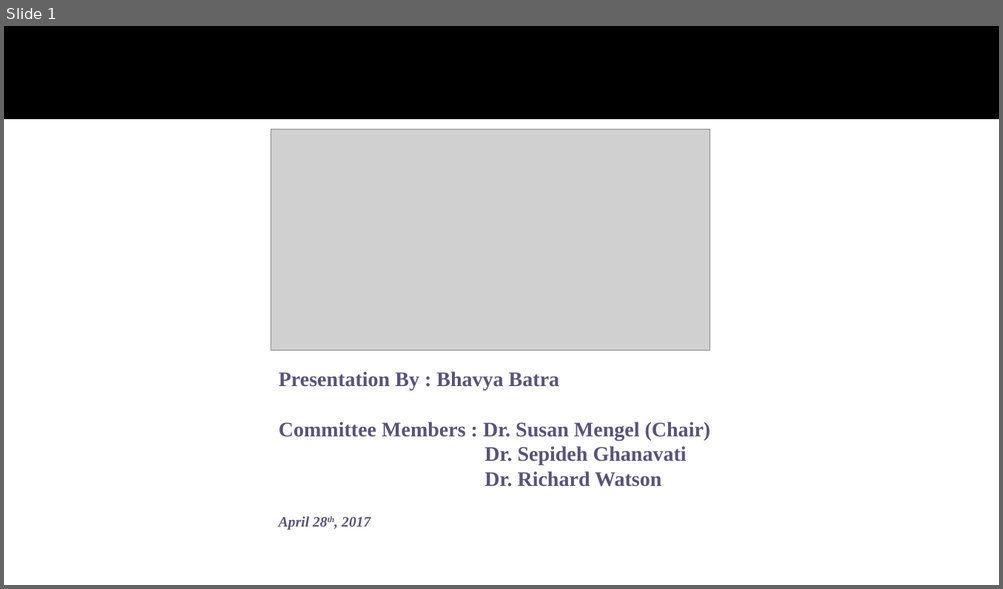
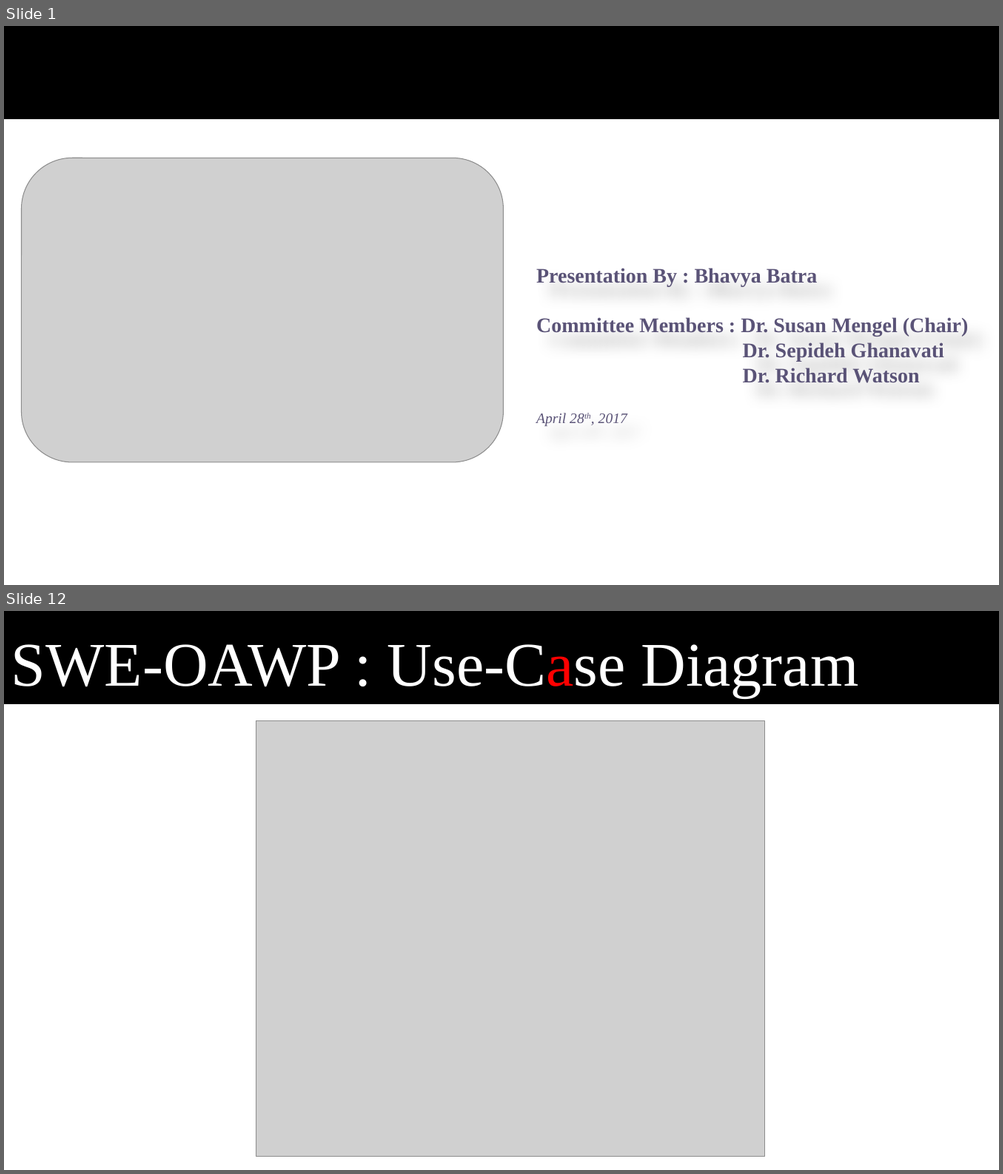
Before and after one commit to bhavyabatra/SWEN_Dynamo, a slide deck: Documentation/Master's Defense Presentation.pptx. Shown one above the other, each under a label of ours: slide 1 before the commit, slides 1 and 12 after it; the slides between them are not shown. The pictures are 1003x589 and 1003x1174 pixels, drawn with LibreOffice and Linux fonts; fonts in the diff are those of the drawing; grey boxes stand for pictures; background and template pictures are left out. Boxes give left, top, right and bottom in pixels: in the first picture for what was removed or moved away, otherwise in the second. Text is boxed around its words. In the diff, an @@ line names an element or a change of style, - is before the commit and + after.

```diff
--- a/Documentation/Master's Defense Presentation.pptx
+++ b/Documentation/Master's Defense Presentation.pptx
@@ slide 12 added at (4,611,999,1170), background #FFFFFF; not listed: 1 template element that a slide beside it also shows @@
@@ text added at (11,644,859,698), 60 pt, text #FFFFFF @@
+SWE-OAWP : Use-Case Diagram
@@ picture added at (256,721,764,1157) @@
@@ slide 1 changed as well @@
@@ picture: place and size @@
-picture at (271,129,711,351)
+picture at (21,158,504,463)
@@ subtitle "Presentation By : Bhavya Batra": place and size @@
-subtitle "Presentation By : Bhavya Batra" at (279,372,711,530)
+subtitle "Presentation By : Bhavya Batra" at (536,268,968,426)
@@ subtitle at (536,413,627,426): bold off in "April 28th, 2017" @@
```
Also in this commit, not shown: 29 other slides added, 1 slide removed.
